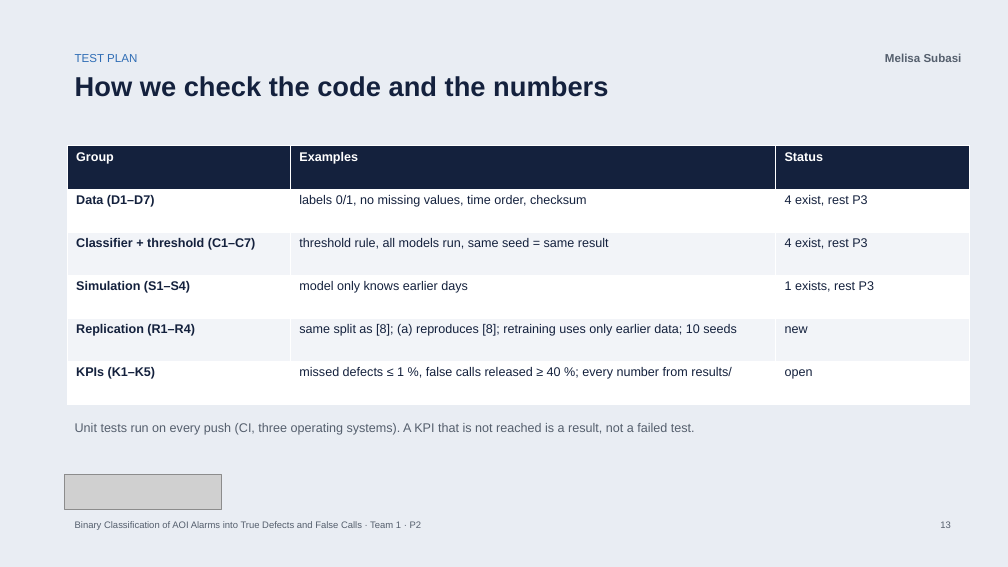
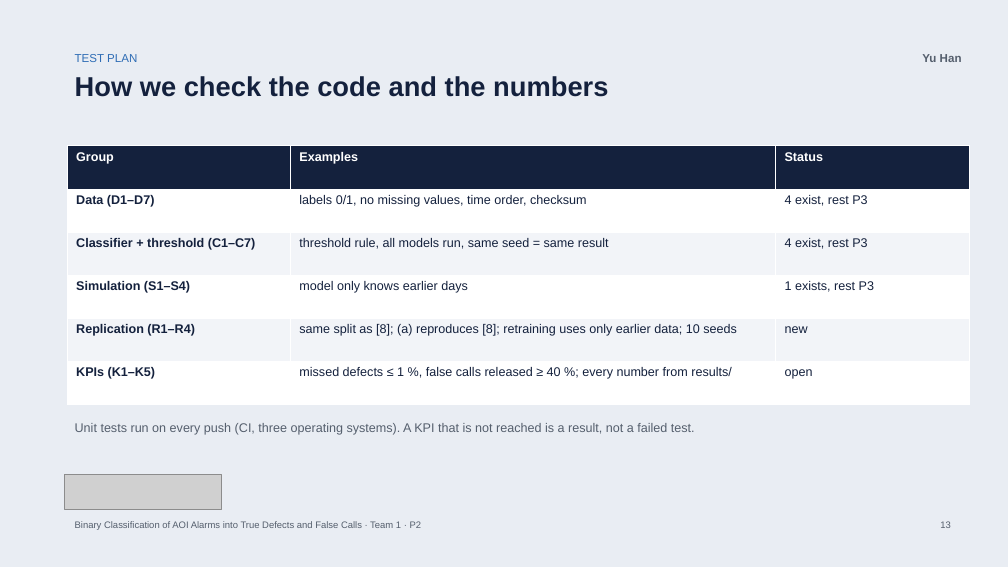
Before and after one commit to bodhi584/aoi-false-call-classification, a slide deck: slide 13 of docs/slides_p2.pptx. Drawn at 1008x567 pixels with LibreOffice and Linux fonts; fonts in the diff are those of the drawing; grey boxes stand for pictures. Boxes give left, top, right and bottom in pixels: in the first picture for what was removed or moved away, otherwise in the second. Text is boxed around its words. In the diff, an @@ line names an element or a change of style, - is before the commit and + after.

```diff
--- a/docs/slides_p2.pptx
+++ b/docs/slides_p2.pptx
@@ text at (922,54,962,62): text changed @@
-Melisa Subasi
+Yu Han
```
Also in this commit, not shown: 10 other slides changed, 1 other file.
